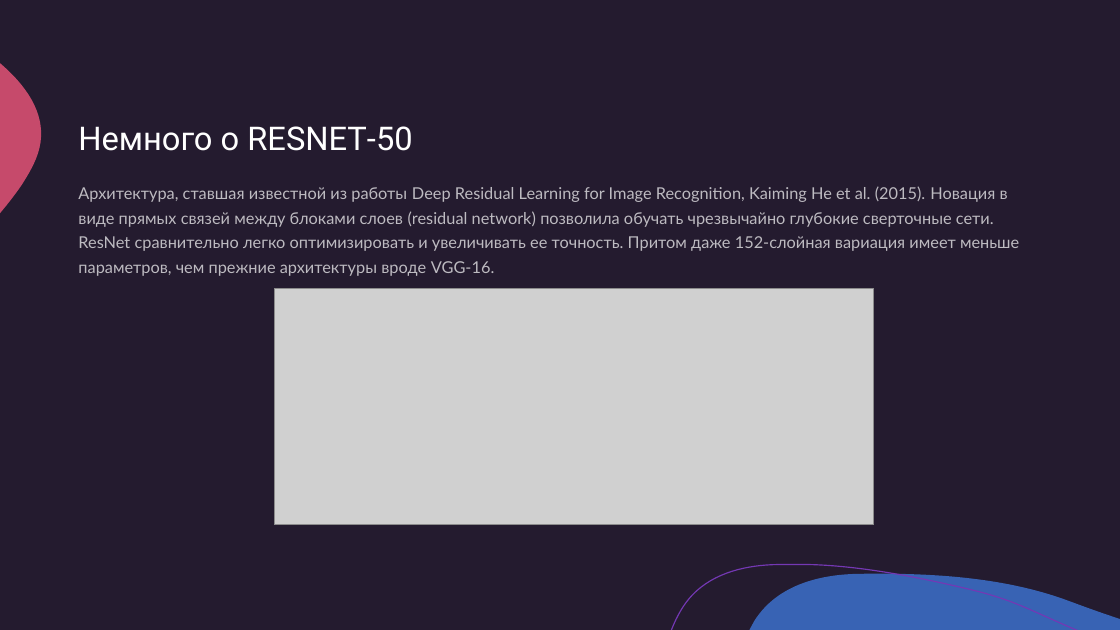
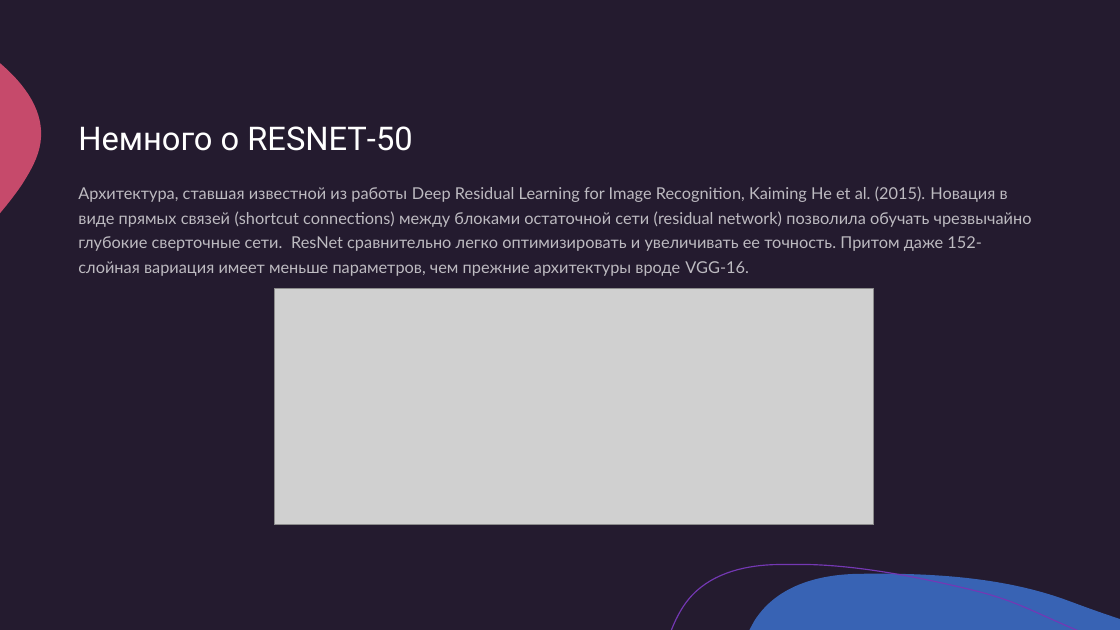
Before and after one commit to sempers/sb_nn, a slide deck: slide 9 of presentation_Bobchenkov.pptx. Drawn at 1120x630 pixels with LibreOffice and Linux fonts; fonts in the diff are those of the drawing; grey boxes stand for pictures. Boxes give left, top, right and bottom in pixels: in the first picture for what was removed or moved away, otherwise in the second. Text is boxed around its words. In the diff, an @@ line names an element or a change of style, - is before the commit and + after.

```diff
--- a/presentation_Bobchenkov.pptx
+++ b/presentation_Bobchenkov.pptx
@@ text at bbox=[78, 186, 1032, 276]: text changed @@
-Архитектура, ставшая известной из работы Deep Residual Learning for Image Recognition, Kaiming He et al. (2015). Новация в виде прямых связей между блоками слоев (residual network) позволила обучать чрезвычайно глубокие сверточные сети. ResNet сравнительно легко оптимизировать и увеличивать ее точность. Притом даже 152-слойная вариация имеет меньше параметров, чем прежние архитектуры вроде VGG-16.
+Архитектура, ставшая известной из работы Deep Residual Learning for Image Recognition, Kaiming He et al. (2015). Новация в виде прямых связей (shortcut connections) между блоками остаточной сети (residual network) позволила обучать чрезвычайно глубокие сверточные сети. ResNet сравнительно легко оптимизировать и увеличивать ее точность. Притом даже 152-слойная вариация имеет меньше параметров, чем прежние архитектуры вроде VGG-16.
```
Also in this commit, not shown: 2 slides added, 3 other files.
